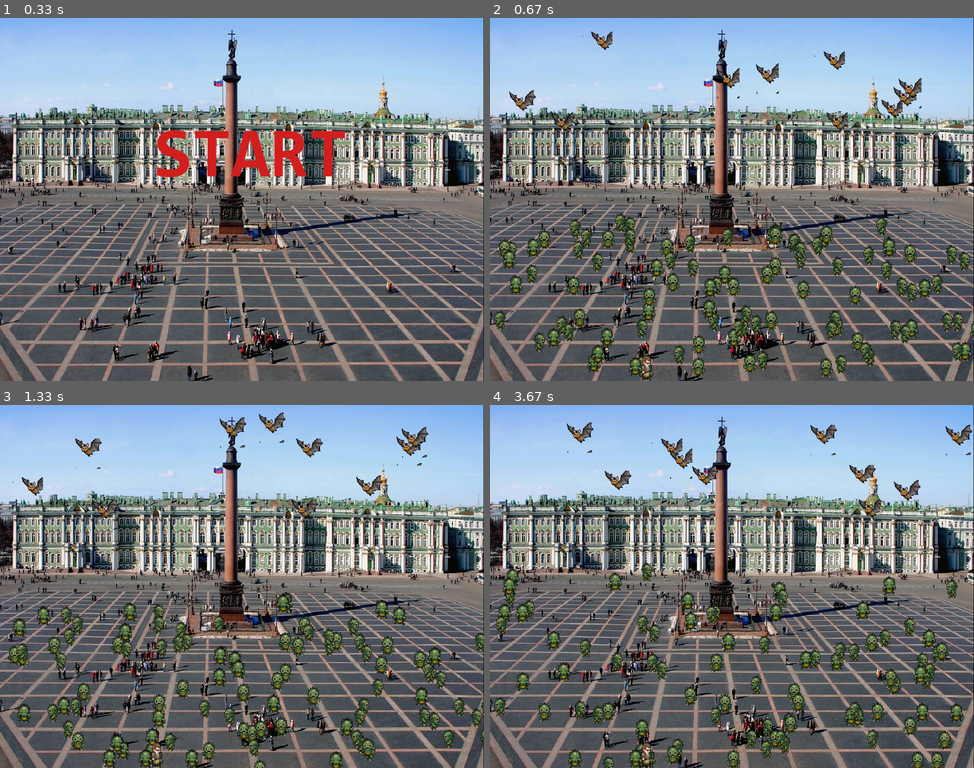
Above: before the commit, frames 1-4 (two rows, left to right).
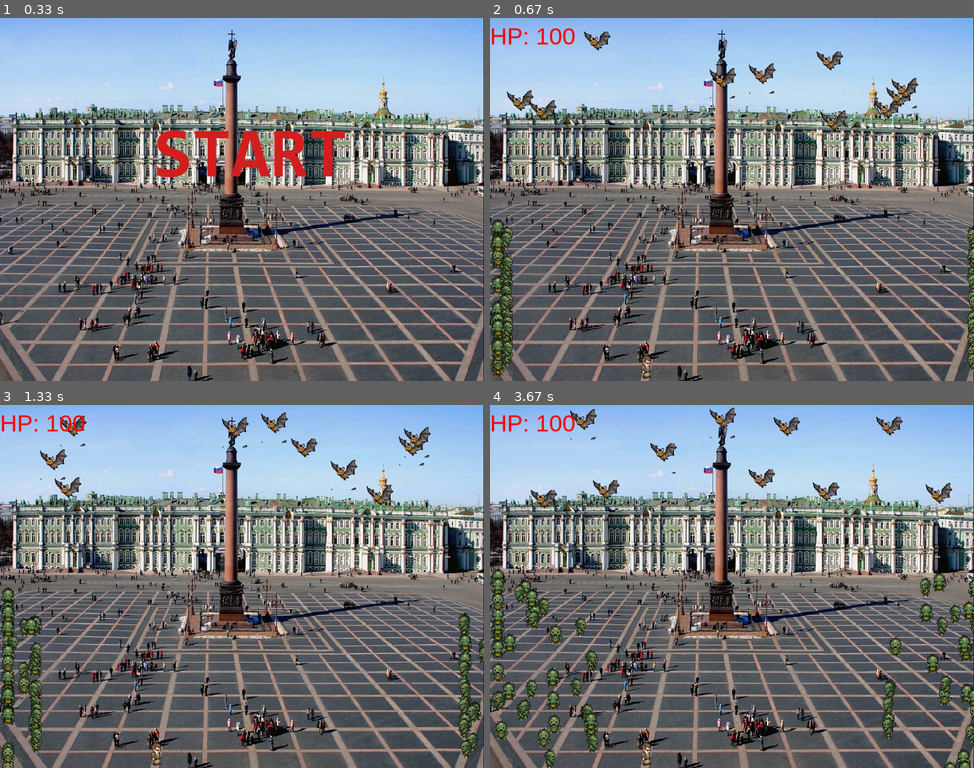
Above: after the commit, the same moments.

Repository: livington/PetersburgVampires
Game: pygame game, started from main.py
Two runs of this game, one before a commit and one after it. Both use one fixed random seed, a clock stepped at 60 frames per second and the inputs below.
Inputs:
- Up to frame 1 (0.33 s): no input
- Up to frame 2 (0.67 s): tap Keypad Enter at 0.33 s
- Up to frame 3 (1.33 s): no input
- Up to frame 4 (3.67 s): no input

Frame 1 is identical in both runs. In frame 2, 12% of the frame differs, in the area x 0-100%, y 2-100%; in frame 3, 13%; in frame 4, 15%, in the area x 0-100%, y 0-100%.

Commit message:
some changes

Diff:
--- a/Constants.py
+++ b/Constants.py
@@ -47,7 +47,7 @@
 VAMPIRE_SIZE = [64, 64]
 ZOMBIE_SIZE = [32, 64]
 
-PLAYER_SPEED = 10
+PLAYER_SPEED = 5
 VAMPIRE_SPEED = 2
 ZOMBIE_SPEED = 1
 
--- a/Persons.py
+++ b/Persons.py
@@ -32,7 +32,7 @@
         """test NumPy"""
         self.direction_np = random.choice([LEFT_np, RIGHT_np, UP_np, DOWN_np])
         self.position_np = np.array([start_position[X], start_position[Y]])
-        # adding persons images: images[НАПРАВЛЕНИЕ][ВИД АНИМАЦИИ]
+        """adding persons images: images[НАПРАВЛЕНИЕ][ВИД АНИМАЦИИ]"""
         temp = pygame.image.load(image_path).convert_alpha()
         for i in range(len([RIGHT, DOWN, LEFT, UP])):
             self.images.append([temp.subsurface(self.image_size[X]*j, self.image_size[Y]*i, self.image_size[X],
@@ -70,7 +70,7 @@
                 return False
 
     def animation_moving(self):
-        if self.animation['count'] < 11 - self.speed:
+        if self.animation['count'] < 7 - self.speed:
             self.animation['count'] += 1
         else:
             if self.animation['view'] < 2:
@@ -111,7 +111,10 @@
 
     # The keyboard processing
     def motions(self, event):
-        if event.type == pygame.KEYDOWN:
+        if event.type == pygame.KEYDOWN and event.key in [pygame.K_UP,
+                                                          pygame.K_DOWN,
+                                                          pygame.K_RIGHT,
+                                                          pygame.K_LEFT]:
             self.state = MOVE
             """
             pygame.K_UP = 273
@@ -138,7 +141,7 @@
 
 
 class Enemy(Persons):
-    def __init__(self, damage=10,
+    def __init__(self, damage=0.05,
                  image_path=BAT_PNG_PATH,
                  image_size=VAMPIRE_SIZE,
                  speed=VAMPIRE_SPEED,
@@ -157,9 +160,9 @@
 
     """загатовка для атаки, каждую секунду уменьшае хп на велечинну урона для объекта"""
     def punch(self, player):
-        if time.time() % 1 <= 0.01:
-            player.HP -= self.damage
-            print(player.HP)
+        # if time.time() % 1 <= 0.01:
+        player.HP -= self.damage
+        print(player.HP)
 
 
 class Bat(Enemy):
@@ -175,7 +178,7 @@
 
 class Zombie(Enemy):
     def __init__(self, catch=150,
-                 damage=1,
+                 damage=0.5,
                  image_path=ZOMBIE_PNG_PATH,
                  image_size=ZOMBIE_SIZE,
                  speed=ZOMBIE_SPEED,
@@ -185,10 +188,11 @@
         Enemy.__init__(self, damage, image_path, image_size, speed, start_position, game_zone, name)
         self.state = MOVE
         self.catch = catch
-        self.damage_zone = self.catch/10
+        self.damage_zone = self.catch/5
 
     """test example for Zombies motions"""
     def motions(self, player):
+
         vec_distance = player.position_np - (self.position_np - 5)
         vec_enemy_view = np.dot(vec_distance, self.direction_np)
 
--- a/main.py
+++ b/main.py
@@ -14,6 +14,9 @@
 
         # self.add_enemies()
         # self.main_loop()
+        pygame.init()
+        pygame.font.init()
+        self.font = pygame.font.Font('C:\Windows\Fonts\Arial.TTF', 50)
 
     def handle_events(self):
         for event in pygame.event.get():
@@ -38,10 +41,12 @@
         if self.state == FIRST_ENTER:
             self.screen.blit(pygame.image.load(START_BUTTON_PATH), (SCREEN_WIDTH / 5, SCREEN_HEIGHT / 8))
         elif self.state == GAME:
-            self.screen.blit(self.background, (0, 0))
             for enemy in self.enemies:
                 enemy.render(self.screen)
             self.player.render(self.screen)
+
+            text = self.font.render("HP: " + str(self.player.HP), True, (255, 0, 0))
+            self.screen.blit(text, (0, 10))
         elif self.state == END:
             self.screen.blit(pygame.image.load(END_BUTTON_PATH), (SCREEN_WIDTH / 5, SCREEN_HEIGHT / 8))
 
@@ -52,8 +57,10 @@
         for i in range(10):
             self.enemies.append(Bat(start_position=[random.randint(0, SCREEN_WIDTH), random.randint(0, 200)]))
         # Добавил зомбарей)
-        for i in range(100):
-            self.enemies.append(Zombie(start_position=[random.randint(0, SCREEN_WIDTH), random.randint(400, 700)]))
+        zombies_amount = 80
+        for i in range(zombies_amount):
+            self.enemies.append(Zombie(start_position=[SCREEN_WIDTH*int(i > zombies_amount / 2),
+                                                       random.randint(400, 700)]))
 
     def check_player_hp(self):
         if self.player.HP <= 0:
@@ -61,28 +68,34 @@
 
     def main_loop(self):
         # Основной цикл программы
-        while self.running is True:
-            # self.player.motions()
-            # self.check_player_hp()
-            self.render()
-            self.handle_events()
+        old_k_delay, old_k_interval = pygame.key.get_repeat()
+        pygame.key.set_repeat(50, 50)
+        # self.font = pygame.font.Font(None, 25)
+        try:
+            while self.running is True:
+                # self.player.motions()
+                # self.check_player_hp()
+                self.render()
+                self.handle_events()
 
-            if self.state == GAME:
-                if old_state in [FIRST_ENTER, END]:
-                    self.player.HP = MAX_HP
-                    self.add_enemies()
-                for enemy in self.enemies:
-                    if enemy.name == "Zombie":
-                        enemy.motions(self.player)
-                    else:
-                        enemy.motions()
-                self.check_player_hp()
-            elif self.state == END:
-                self.enemies = []
+                if self.state == GAME:
+                    if old_state in [FIRST_ENTER, END]:
+                        self.player.HP = MAX_HP
+                        self.add_enemies()
+                    for enemy in self.enemies:
+                        if enemy.name == "Zombie":
+                            enemy.motions(self.player)
+                        else:
+                            enemy.motions()
+                    self.check_player_hp()
+                elif self.state == END:
+                    self.enemies = []
 
-            old_state = self.state
+                old_state = self.state
+        finally:
+            pygame.key.set_repeat(old_k_delay, old_k_interval)
+            pygame.quit()
 
-
-pygame.init()
-game = Main()
-game.main_loop()
+if __name__ == '__main__':
+    game = Main()
+    game.main_loop()
